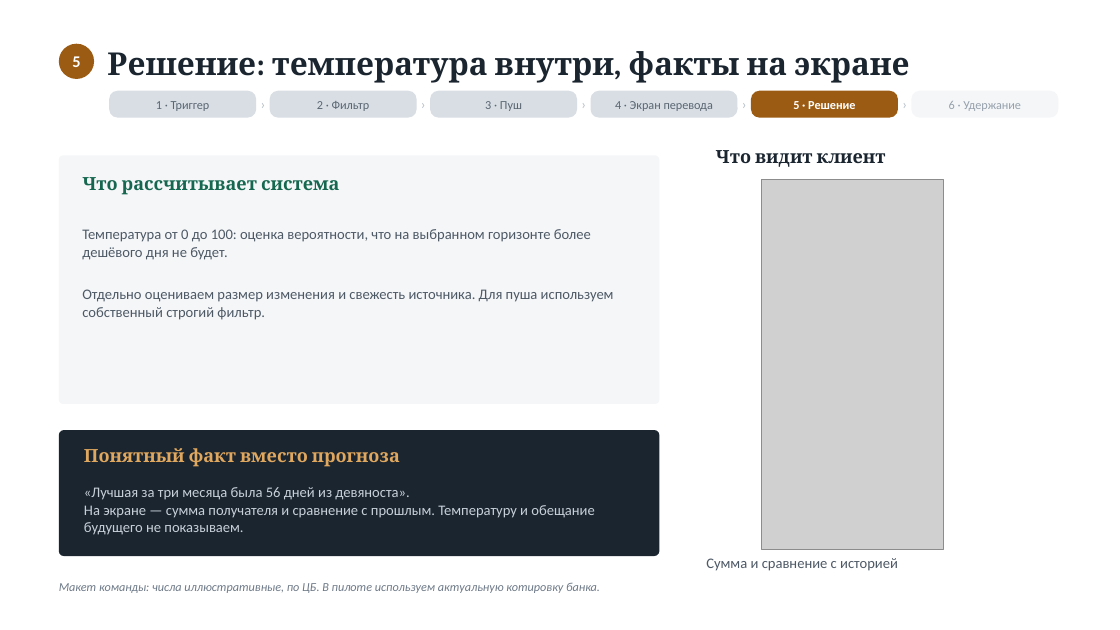
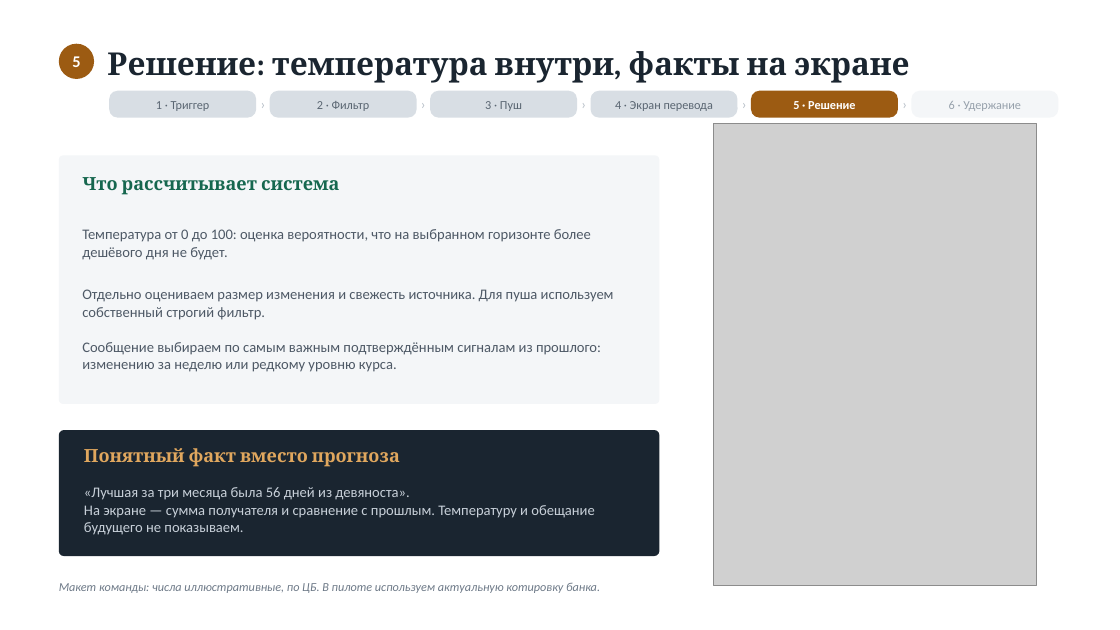
Before and after one commit to tarma3v/international_transfers_signals, a slide deck: slide 11 of submission/prezentaciya-finalnaya-2026-09-07-model-i-interfeys.pptx. Drawn at 1120x630 pixels with LibreOffice and Linux fonts; fonts in the diff are those of the drawing; grey boxes stand for pictures. Boxes give left, top, right and bottom in pixels: in the first picture for what was removed or moved away, otherwise in the second. Text is boxed around its words. In the diff, an @@ line names an element or a change of style, - is before the commit and + after.

```diff
--- a/submission/prezentaciya-finalnaya-2026-09-07-model-i-interfeys.pptx
+++ b/submission/prezentaciya-finalnaya-2026-09-07-model-i-interfeys.pptx
@@ picture: place and size @@
-picture at bbox=[762, 180, 944, 550]
+picture at bbox=[713, 124, 1037, 586]
@@ text removed at bbox=[716, 150, 886, 167] @@
-Что видит клиент
@@ text at bbox=[82, 342, 601, 372]: paragraph added @@
+Сообщение выбираем по самым важным подтверждённым сигналам из прошлого: изменению за неделю или редкому уровню курса.
@@ text removed at bbox=[706, 558, 898, 571] @@
-Сумма и сравнение с историей
```
Also in this commit, not shown: 1 other slide changed, 4 other files.
